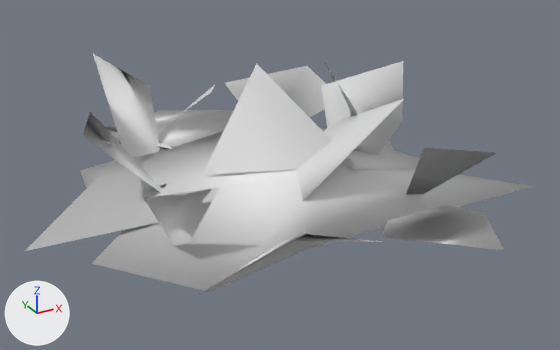
An edit to the FBX model Assets/NatureManufacture Assets/Advanced Foliage Pack/Unity grass/Unity Grass Models/unity_grass_ground_foliage_03.fbx, drawn before and after from the same camera.
Camera for both pictures: a 50 mm camera at (-0.51, -0.919, 0.485) aimed at (-0.003, 0.004, 0.024). Arrows for +X, +Y and +Z are at lower left; the lights stay in place. Where no turn or scale is listed for an object, it has been applied to the vertices.

The first picture shows 'unity_grass_ground_foliage_03'.
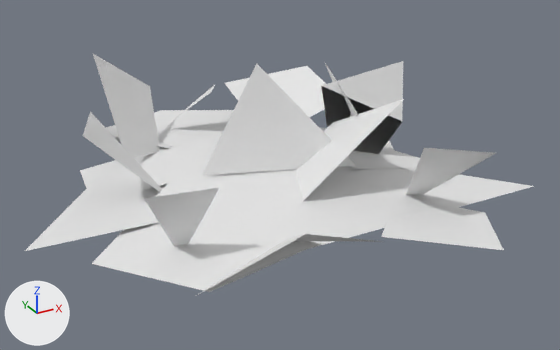
Where the change shows, as pixel boxes [x1, y1, x2, y2] in the pictures (560 x 350 px; the box of a moved part takes in the faces that stretch with it):
part 1 of me_plane_004, moved or reshaped
    both: [83, 54, 504, 295]

Edits to the bpy script that builds the scene:
```text
Change me_plane_004:
    where me_plane_004.from_pydata(...)  # 68 vertices, 35 faces; spans x -0.384..0.32, y -0.326..0.397, z -0.083..0.193
    used by ob_unity_grass_ground_foliage_03; location = (0.0, 0.0, 0.0)
    me_plane_004 part 1
    12 faces are deleted
    12 new faces join them
    me_plane_004 part 2: the surface is now shaded flat
```
